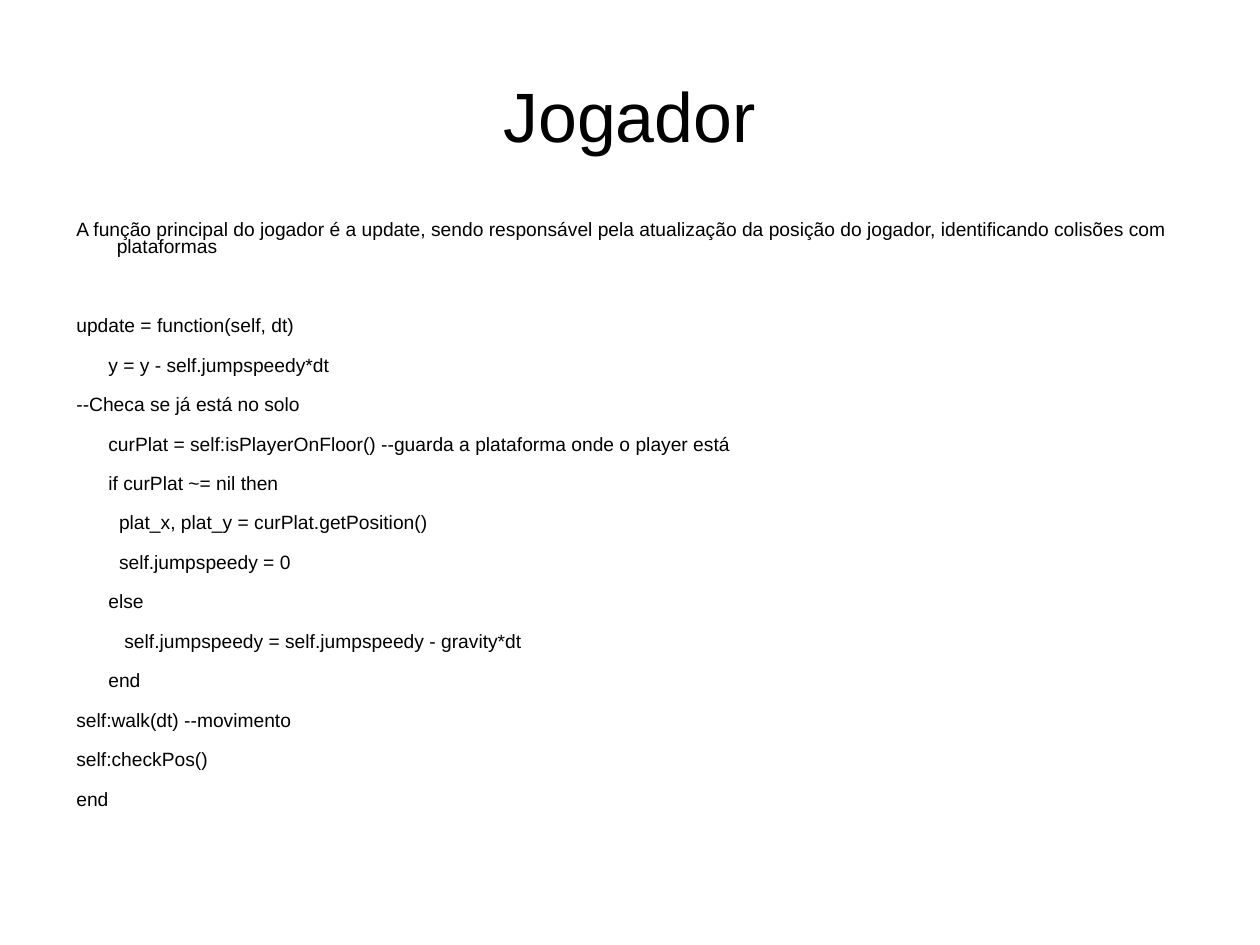
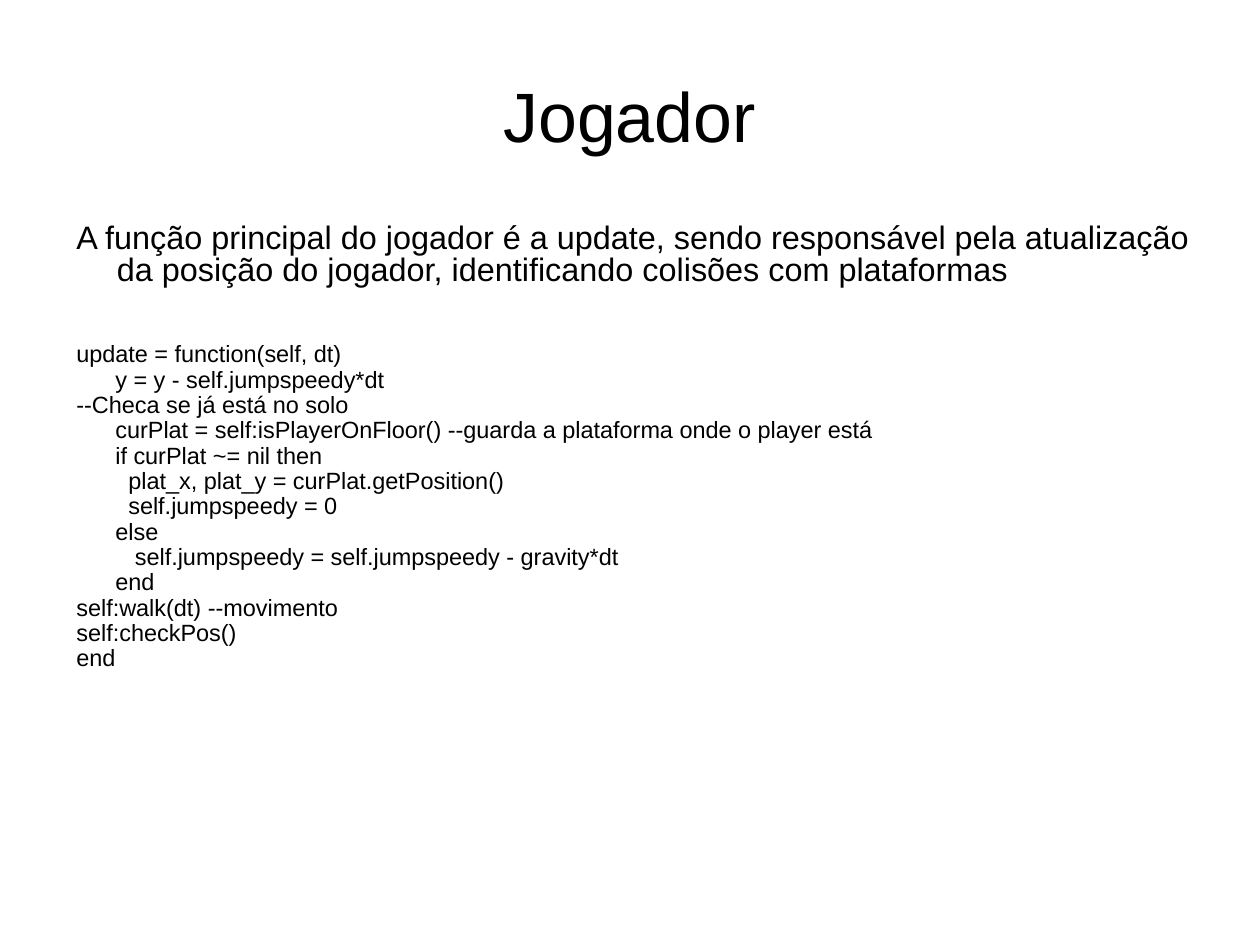
Before and after one commit to Pedalves/love2jump, a slide deck: slide 4 of apresentacao.ppt. Drawn at 1260x945 pixels with LibreOffice and Linux fonts; fonts in the diff are those of the drawing. Boxes give left, top, right and bottom in pixels: in the first picture for what was removed or moved away, otherwise in the second. Text is boxed around its words. In the diff, an @@ line names an element or a change of style, - is before the commit and + after.

```diff
--- a/apresentacao.ppt
+++ b/apresentacao.ppt
@@ text "A função principal do jogador ..." at box(76, 225, 1189, 667): size 12.1 to 20.4 pt in "A função principal do jogador é a ..."; size 12.1 to 14.8 pt in "update = function(self, dt)", "y = y - self.jumpspeedy*dt", "--Checa se já está no solo", "curPlat = self:isPlayerOnFloor() --guarda a plataforma onde ..." and 9 more places; line spacing 0.73 to 0.83; line spacing 0.73 to 0.9; less space between paragraphs @@
```
Also in this commit, not shown: 1 other slide changed.
